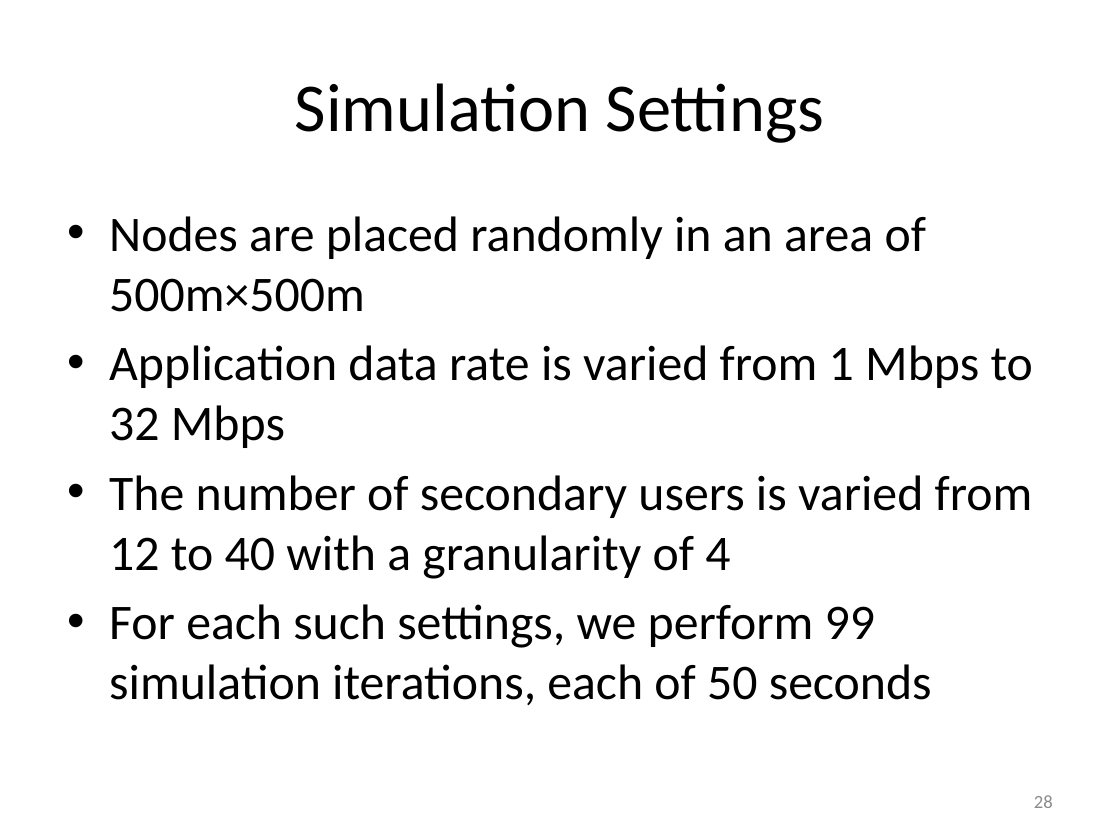
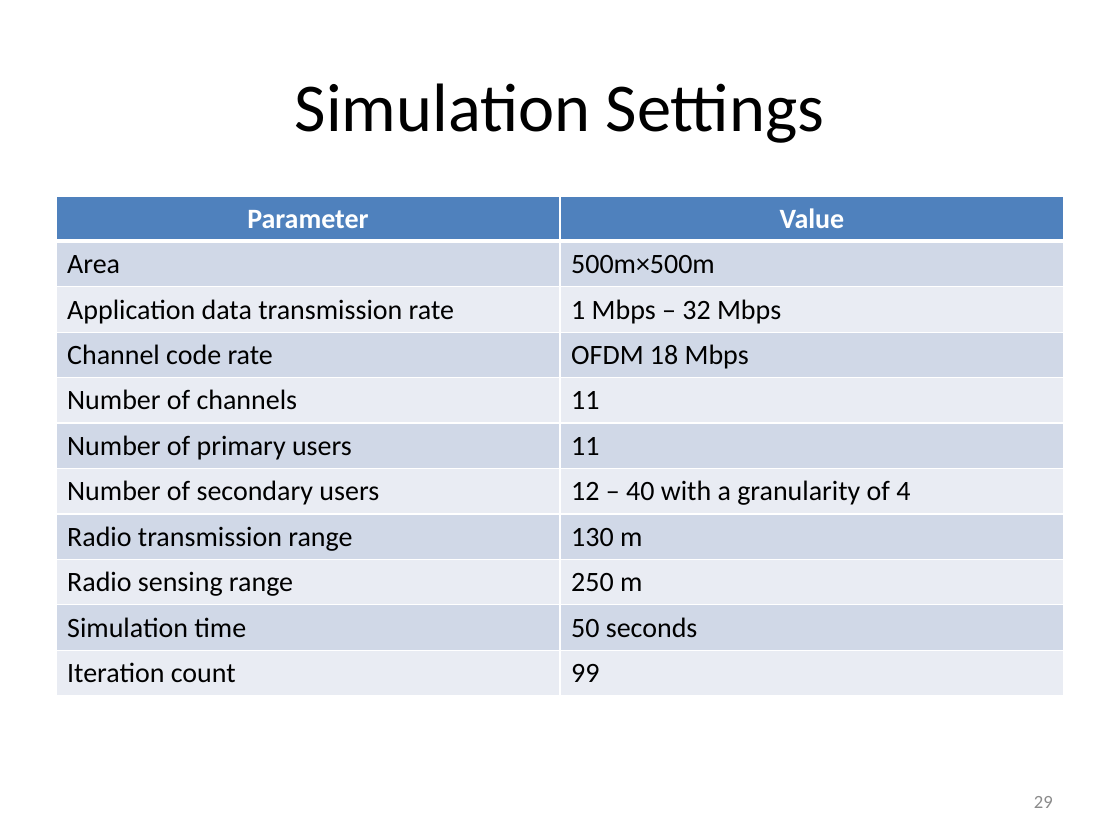
Before and after one commit to takhandipu/MSThesisPresentation, a slide deck: slide 29 of draft.pptx (slide 28 before the commit). Drawn at 1120x840 pixels with LibreOffice and Linux fonts; fonts in the diff are those of the drawing. Boxes give left, top, right and bottom in pixels: in the first picture for what was removed or moved away, otherwise in the second. Text is boxed around its words. In the diff, an @@ line names an element or a change of style, - is before the commit and + after.

```diff
--- a/draft.pptx
+++ b/draft.pptx
@@ table added at <box>56,196,1064,696</box>, 11 rows, 2 columns @@
+Parameter | Value
+Area | 500m×500m
+Application data transmission rate | 1 Mbps – 32 Mbps
+Channel code rate | OFDM 18 Mbps
+Number of channels | 11
+Number of primary users | 11
+Number of secondary users | 12 – 40 with a granularity of 4
+Radio transmission range | 130 m
+Radio sensing range | 250 m
+Simulation time | 50 seconds
+Iteration count | 99
@@ text removed at <box>109,216,1033,705</box> @@
-• Nodes are placed randomly in an area of 500m×500m
-• Application data rate is varied from 1 Mbps to 32 Mbps
-• The number of secondary users is varied from 12 to 40 with a granularity of 4
-• For each such settings, we perform 99 simulation iterations, each of 50 seconds
@@ page number at <box>1034,796,1053,808</box>: text changed @@
-28
+29
```
Also in this commit, not shown: 2 other slides changed, 1 slide added, 1 slide removed.
